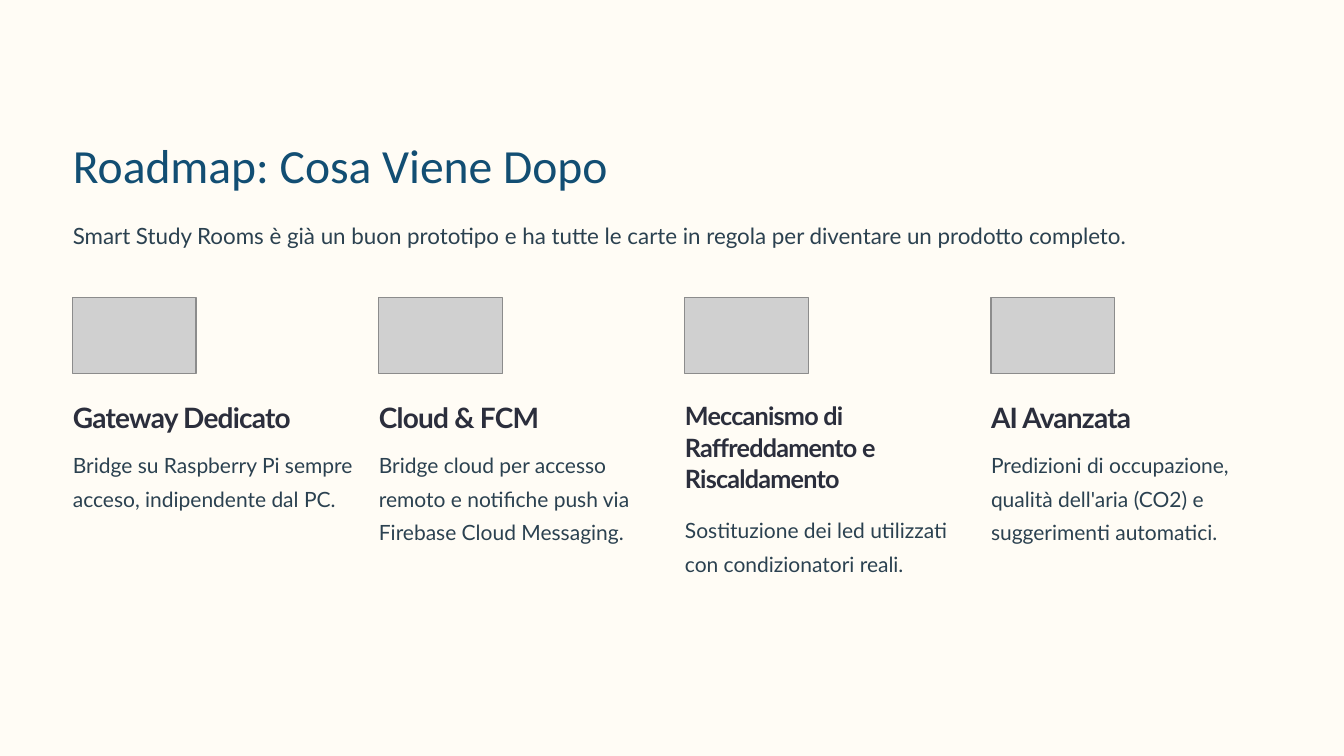
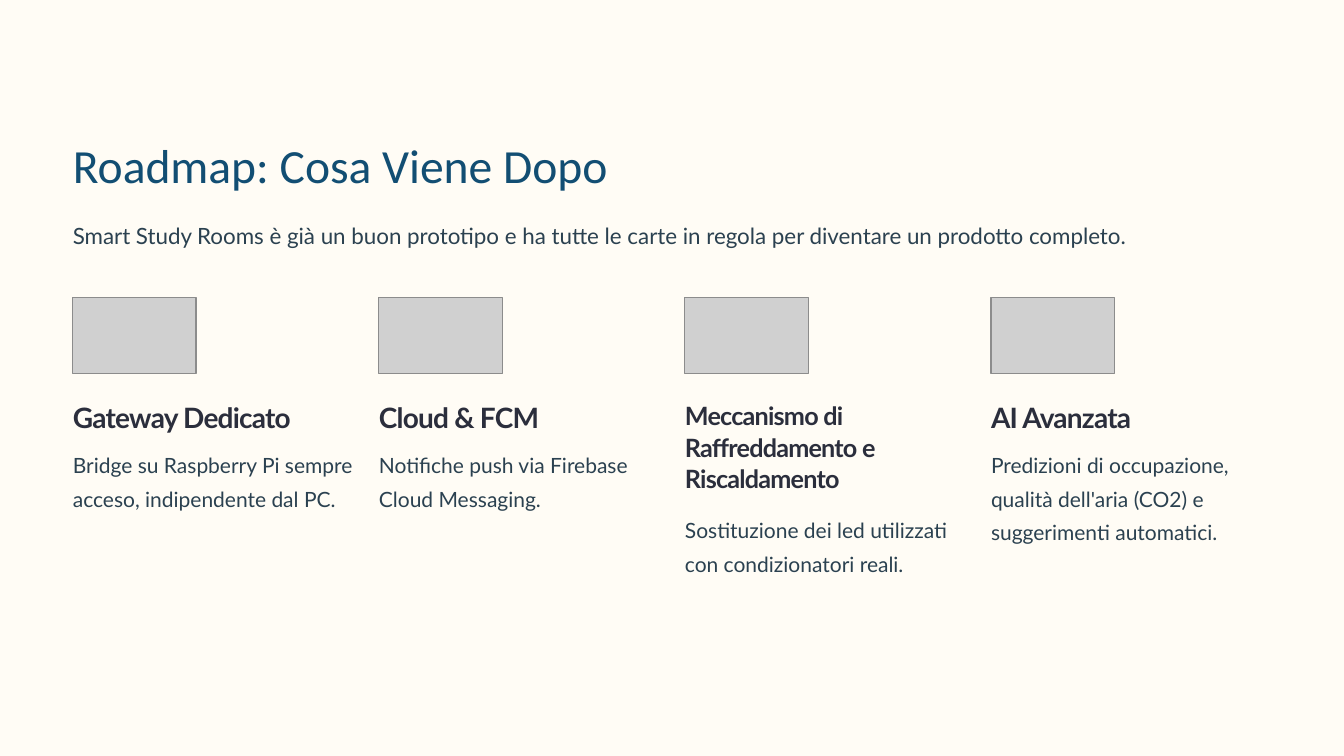
Before and after one commit to leolevro00/Smart-Study-Rooms, a slide deck: slide 8 of presentation/Smart-Study-Rooms.pptx. Drawn at 1344x756 pixels with LibreOffice and Linux fonts; fonts in the diff are those of the drawing; grey boxes stand for pictures; background and template pictures are left out. Boxes give left, top, right and bottom in pixels: in the first picture for what was removed or moved away, otherwise in the second. Text is boxed around its words. In the diff, an @@ line names an element or a change of style, - is before the commit and + after.

```diff
--- a/presentation/Smart-Study-Rooms.pptx
+++ b/presentation/Smart-Study-Rooms.pptx
@@ text at <box>379,457,627,511</box>: text changed @@
-Bridge cloud per accesso remoto e notifiche push via Firebase Cloud Messaging.
+Notifiche push via Firebase Cloud Messaging.
```
Also in this commit, not shown: 1 other slide changed.
